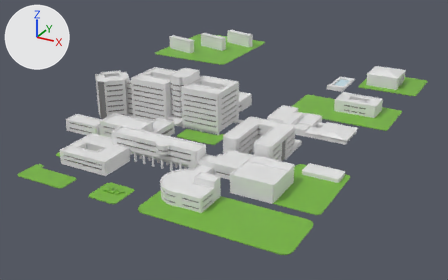
An edit to the Blender file blend/kyutech_map.blend, drawn before and after from the same camera.
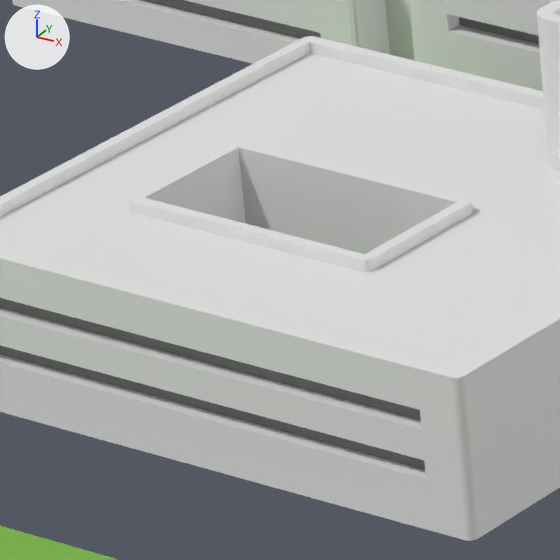
The first picture shows the older version from a camera (50 mm lens) standing at (232.0, -354.0, 177.0) and looking at (8.0, 53.0, -27.0). The close-ups show both versions on the part from 15% to 25% of the width and 46% to 63% of the height of that picture; other places that the commit changed are outside them. Lighting does not change. The marker at upper left points along +X, +Y and +Z. Text is drawn in Blender's own font.

The scene before the commit, as lines of its bpy script (objects in view):
```python
me_立方体 = bpy.data.meshes.new('立方体')
me_立方体.from_pydata(...)  # 597 vertices, 558 faces; spans x -1.0..1.0, y -1.0..1.0, z -1.0..1.16
# faces by material slot: [548, 10]
me_立方体.materials.append(mat_material)  # white #e7e7e7
me_立方体.materials.append(mat_マテリアル_020)  # grey #7f7f7f
me_立方体_003 = bpy.data.meshes.new('立方体.003')
me_立方体_003.from_pydata(...)  # 248 vertices, 234 faces; spans x -1.0..1.0, y -1.0..1.0, z -1.0..1.19
# faces by material slot: [227, 7]
me_立方体_003.materials.append(mat_material)  # white #e7e7e7
me_立方体_003.materials.append(mat_マテリアル_020)  # grey #7f7f7f
me_立方体_006 = bpy.data.meshes.new('立方体.006')
me_立方体_006.from_pydata(...)  # 459 vertices, 440 faces; spans x -1.8..8.19, y -1.62..1.0, z -2.55..1.21
# faces by material slot: [410, 30]
me_立方体_006.materials.append(mat_material)  # white #e7e7e7
me_立方体_006.materials.append(mat_マテリアル_020)  # grey #7f7f7f
ob_共通教育研究棟 = bpy.data.objects.new('共通教育研究棟', me_立方体_006)
ob_共通教育研究棟.location = (-2.41, -54.69, 12.4)
ob_共通教育研究棟.scale = (6.61, 5.92, 4.84)
ob_情報基盤センター = bpy.data.objects.new('情報基盤センター', me_立方体_003)
ob_情報基盤センター.location = (-21.9, -33.99, 6.66)
ob_情報基盤センター.scale = (16.9, 8.54, 6.54)
ob_研究管理棟 = bpy.data.objects.new('研究管理棟', me_立方体)
ob_研究管理棟.location = (-18.28, -67.29, 4.6)
ob_研究管理棟.scale = (18.6, 18.6, 4.45)
# also in view: 'インキュベーション施設' at (-58.0, -35.0, 5.0); '平面.009' at (-31.0, -103.0, 0.0); '情報基盤センター通路' at (-41.0, -35.0, 3.0)
```
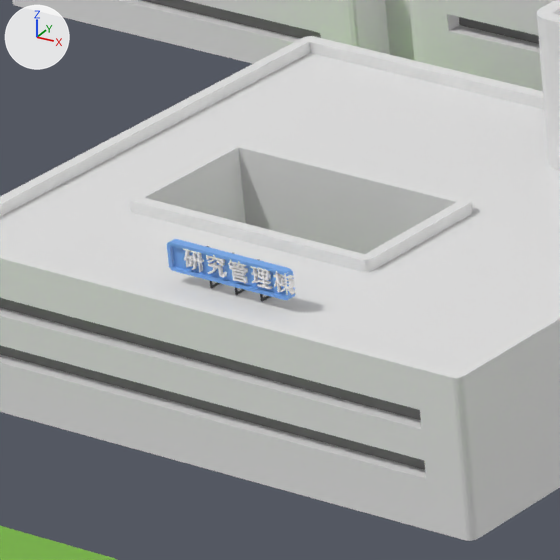
Pixel boxes (x1, y1, x2, y2) of what changed, in the close-ups (560 x 560 px):
'Cube', added (blue)
    after: (167, 239, 295, 300)
'テキスト.002', added
    after: (183, 248, 296, 295)
'立方体.001', added
    after: (233, 253, 245, 295)
'立方体.003', added
    after: (257, 259, 271, 301)
'立方体.002', added
    after: (206, 246, 220, 288)

What changed in the scene script:
```text
Add mat_マテリアル_002:
    mat_マテリアル_002 = principled_material('マテリアル.002')
    mat_マテリアル_002.base_color = (1.0, 1.0, 1.0)  # white #ffffff
Add mat_マテリアル_001:
    mat_マテリアル_001 = principled_material('マテリアル.001')
    mat_マテリアル_001.base_color = (0.00989, 0.0113, 0.0138)  # black #191c1f
Add mat_material_002:
    mat_material_002 = principled_material('Material.002')
    mat_material_002.base_color = (0.184, 0.413, 0.88)  # blue #77acf1
    mat_material_002.roughness = 0.4
Add me_立方体_047:
    me_立方体_047.from_pydata(...)  # 24 vertices, 22 faces; spans x -18.6..1.5, y -1.0..1.0, z -1.0..1.0
    me_立方体_047.materials.append(mat_マテリアル_001)  # black #191c1f
Add me_cube_006:
    me_cube_006.from_pydata(...)  # 120 vertices, 110 faces; spans x -1.49..1.0, y -7.18..1.7, z -1.0..1.0
    me_cube_006.materials.append(mat_material_002)  # blue #77acf1
Add txt_テキスト_008:
    txt_テキスト_008 = bpy.data.curves.new('テキスト.008', 'FONT')
    txt_テキスト_008.body = '研究管理棟'
    txt_テキスト_008.materials.append(mat_マテリアル_002)  # white #ffffff
    txt_テキスト_008.extrude = 0.1
    txt_テキスト_008.space_character = 1.3
Add ob_テキスト_002:
    ob_テキスト_002 = bpy.data.objects.new('テキスト.002', txt_テキスト_008)
    ob_テキスト_002.location = (-20.95, -82.61, 10.32)
    ob_テキスト_002.rotation_euler = (1.571, 0.0, 0.0)  # degrees (90, 0, 0)
    ob_テキスト_002.scale = (1.35, 1.35, 1.35)
Add ob_立方体_003:
    ob_立方体_003 = bpy.data.objects.new('立方体.003', me_立方体_047)
    ob_立方体_003.location = (-16.12, -82.17, 10.31)
    ob_立方体_003.rotation_euler = (0.0, 0.0, -1.571)  # degrees (0, 0, -90)
    ob_立方体_003.scale = (0.0497, 0.0497, 1.23)
Add ob_立方体_002:
    ob_立方体_002 = bpy.data.objects.new('立方体.002', me_立方体_047.copy())
    ob_立方体_002.location = (-19.64, -82.17, 10.31)
    ob_立方体_002.rotation_euler = (0.0, 0.0, -1.571)  # degrees (0, 0, -90)
    ob_立方体_002.scale = (0.0497, 0.0497, 1.23)
Add ob_立方体_001:
    ob_立方体_001 = bpy.data.objects.new('立方体.001', me_立方体_047.copy())
    ob_立方体_001.location = (-17.88, -82.17, 10.31)
    ob_立方体_001.rotation_euler = (0.0, 0.0, -1.571)  # degrees (0, 0, -90)
    ob_立方体_001.scale = (0.0497, 0.0497, 1.23)
Add ob_cube:
    ob_cube = bpy.data.objects.new('Cube', me_cube_006)
    ob_cube.location = (-20.45, -82.42, 10.69)
    ob_cube.rotation_euler = (0.0, 0.0, -1.571)  # degrees (0, 0, -90)
    ob_cube.scale = (-0.2, -0.94, -0.857)
```
